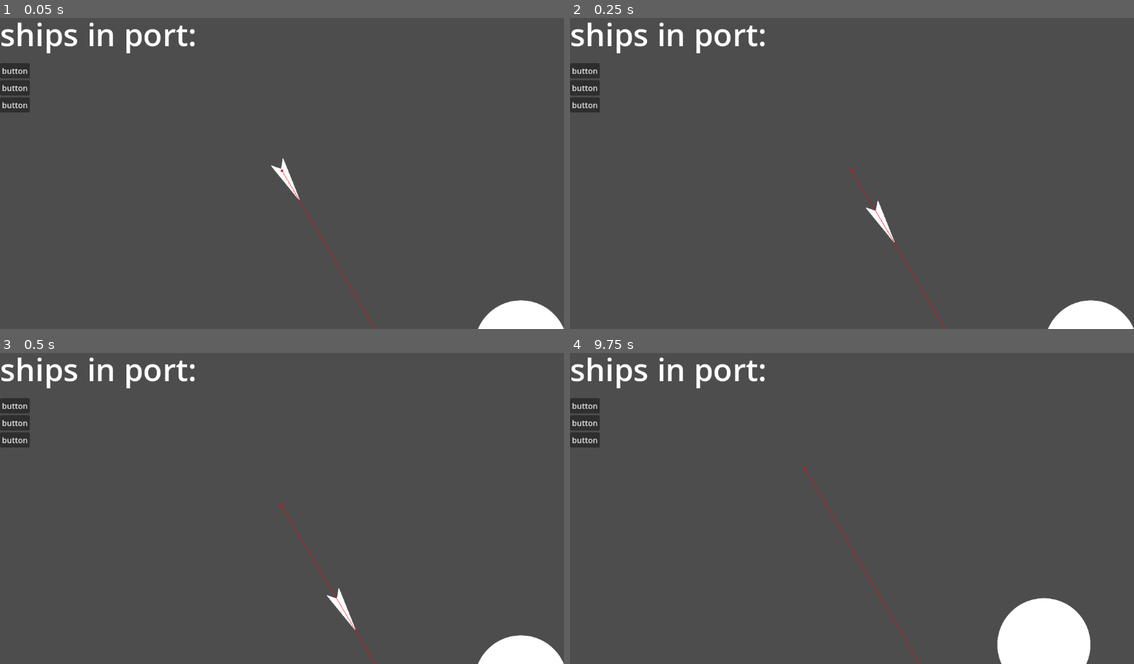
Above: before the commit, frames 1-4 (two rows, left to right).
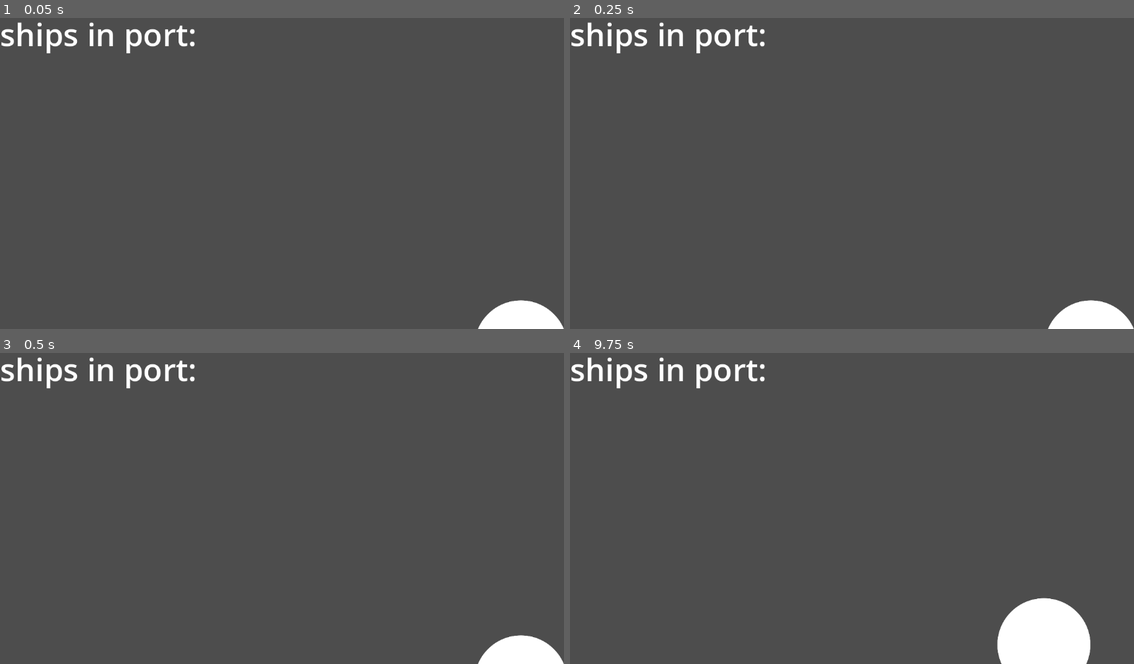
Above: after the commit, the same moments.

Repository: keenas7/arctic-patrol
Game: Godot game, scene res://scenes/main.tscn
Two runs of this game, one before a commit and one after it. Both use one fixed random seed, a clock stepped at 60 frames per second and the inputs below.
Inputs (mouse positions are in pixels of both pictures, inside the frame that each line leads up to):
- Up to frame 1 (0.05 s): no input
- Up to frame 2 (0.25 s): no input
- Up to frame 3 (0.5 s): no input
- Up to frame 4 (9.75 s): click (586, 405) at 0.5 s, where only the run before the commit has a clickable "button"; click (586, 421) at 1.25 s, where only the run before the commit has a clickable "button"; click (586, 440) at 2 s, where only the run before the commit has a clickable "button"; click (586, 405) at 2.75 s, where only the run before the commit has a clickable "button"; click (586, 421) at 3.5 s, where only the run before the commit has a clickable "button"; click (586, 440) at 4.25 s, where only the run before the commit has a clickable "button"; click (586, 405) at 5 s, where only the run before the commit has a clickable "button"; click (586, 421) at 5.75 s, where only the run before the commit has a clickable "button"; click (586, 440) at 6.5 s, where only the run before the commit has a clickable "button"; tap Enter (ui_accept) at 7.25, 8.75, 9.05 s; move the mouse to (976, 489) at 7.27 s; hold Enter (ui_accept) 7.28-8 s; click (976, 489) at 7.42 s; tap R (zoom reset) at 8, 9.5 s; drag from (739, 520) to (823, 567) at 8.02 s; move the mouse to (908, 436) at 8.77 s; hold Middle mouse button (middle-click) 8.78-9.5 s; click (908, 436) at 8.92 s; drag from (823, 567) to (682, 458) at 9.52 s

The runs differ from the first frame. In frame 1, 0.9% of the frame differs, in the area x 0-67%, y 14-100%; in frame 2, 0.9%; in frame 3, 0.9%; in frame 4, 0.8%.

Commit message:
did ship stuff

Diff:
--- a/u-ottawa-hack/scenes/main.tscn
+++ b/u-ottawa-hack/scenes/main.tscn
@@ -1,10 +1,9 @@
-[gd_scene load_steps=8 format=3 uid="uid://c2wpcvusn42y3"]
+[gd_scene load_steps=7 format=3 uid="uid://c2wpcvusn42y3"]
 
 [ext_resource type="PackedScene" uid="uid://cu6xaegy8jl26" path="res://Islands/CircleIsland/circle_island.tscn" id="1_sugp2"]
 [ext_resource type="PackedScene" uid="uid://bfybw12ukde7w" path="res://Camera Components/Draggable/DraggableCameraComponent.tscn" id="2_jyhfs"]
 [ext_resource type="PackedScene" uid="uid://cq7551clg4y5v" path="res://Camera Components/Zoom/ZoomCameraComponent.tscn" id="3_tbgi4"]
 [ext_resource type="Script" uid="uid://7oj702flyksh" path="res://UI/ship_port_ui.gd" id="4_jyhfs"]
-[ext_resource type="PackedScene" uid="uid://bemkcqiewooyc" path="res://ship/Ship.tscn" id="5_tbgi4"]
 
 [sub_resource type="NavigationPolygon" id="NavigationPolygon_7mycd"]
 vertices = PackedVector2Array(1321.3516, 444, 1920.7266, -535.6094, 2069.2266, 1494.9063, 1307.2422, 496.6797, 1163.320 …(688 unchanged characters)…
@@ -19,9 +18,6 @@
 [node name="NavigationRegion2D" type="NavigationRegion2D" parent="."]
 navigation_polygon = SubResource("NavigationPolygon_7mycd")
 
-[node name="Ship" parent="NavigationRegion2D" node_paths=PackedStringArray("nav_point_debug") instance=ExtResource("5_tbgi4")]
-nav_point_debug = NodePath("../debug nav point")
-
 [node name="Circle Island" parent="NavigationRegion2D" instance=ExtResource("1_sugp2")]
 position = Vector2(488, 360)
 
@@ -30,9 +26,6 @@
 
 [node name="Circle Island3" parent="NavigationRegion2D" instance=ExtResource("1_sugp2")]
 position = Vector2(710, 1000)
-
-[node name="debug nav point" type="Node2D" parent="NavigationRegion2D"]
-position = Vector2(776, 1247)
 
 [node name="Camera2D" type="Camera2D" parent="."]
 
@@ -76,17 +69,3 @@
 [node name="VBoxContainer" type="VBoxContainer" parent="UI layer/Ship Port UI/ScrollContainer"]
 layout_mode = 2
 focus_behavior_recursive = 1
-
-[node name="Button" type="Button" parent="UI layer/Ship Port UI/ScrollContainer/VBoxContainer"]
-layout_mode = 2
-focus_mode = 0
-text = "button"
-
-[node name="Button2" type="Button" parent="UI layer/Ship Port UI/ScrollContainer/VBoxContainer"]
-layout_mode = 2
-focus_mode = 0
-text = "button"
-
-[node name="Button3" type="Button" parent="UI layer/Ship Port UI/ScrollContainer/VBoxContainer"]
-layout_mode = 2
-text = "button"
--- a/u-ottawa-hack/scenes/main_entities/port.gd
+++ b/u-ottawa-hack/scenes/main_entities/port.gd
@@ -57,10 +57,14 @@
 	ship.dock_at_position(berth_position)
 	print("%s docked at %s (berth %d)" % [ship.ship_name, port_name, berth_index + 1])
 
-func refuel_ship(ship, delta):
-	if current_fuel <= 0:
+func refuel_ship(ship: Ship, _delta):
+	var refill : float = ship.fuel_capacity - ship.current_fuel
+	if current_fuel - refill <= 0:
 		ship.show_message("Port out of fuel!")
 		return
+
+	current_fuel -= refill
+	ship.current_fuel += refill
 
 
 # ATTEMP TO MODIFY SHIP FUEL ... TODO !!!!!
--- a/u-ottawa-hack/ship/Ship.tscn
+++ b/u-ottawa-hack/scenes/main_entities/ship/Ship.tscn
@@ -1,8 +1,8 @@
 [gd_scene load_steps=4 format=3 uid="uid://bemkcqiewooyc"]
 
-[ext_resource type="Script" uid="uid://bput5ar2qox63" path="res://ship/ship_script.gd" id="1_j84o1"]
+[ext_resource type="Script" uid="uid://bput5ar2qox63" path="res://scenes/main_entities/ship/ship_script.gd" id="1_j84o1"]
 [ext_resource type="PackedScene" uid="uid://16006rq6wh3h" path="res://scripts/systems/Click Handler Component/click_handler_component.tscn" id="2_5ld6u"]
-[ext_resource type="Texture2D" uid="uid://dqlrxpx70mkgb" path="res://ship/pointy.png" id="2_65u0o"]
+[ext_resource type="Texture2D" uid="uid://dqlrxpx70mkgb" path="res://scenes/main_entities/ship/pointy.png" id="2_65u0o"]
 
 [node name="Ship" type="CharacterBody2D"]
 script = ExtResource("1_j84o1")
Renamed: u-ottawa-hack/ship/patroller/patroller_script.gd -> u-ottawa-hack/scenes/main_entities/ship/patroller/patroller_script.gd
Renamed: u-ottawa-hack/ship/patroller/patroller_script.gd.uid -> u-ottawa-hack/scenes/main_entities/ship/patroller/patroller_script.gd.uid
Renamed: u-ottawa-hack/ship/pointy.png -> u-ottawa-hack/scenes/main_entities/ship/pointy.png
Not shown, changed: u-ottawa-hack/scenes/main_entities/ship/pointy.png.import
Renamed: u-ottawa-hack/ship/ship_script.gd -> u-ottawa-hack/scenes/main_entities/ship/ship_script.gd
Renamed: u-ottawa-hack/ship/ship_script.gd.uid -> u-ottawa-hack/scenes/main_entities/ship/ship_script.gd.uid
Renamed: u-ottawa-hack/ship/shipper/shipper.gd -> u-ottawa-hack/scenes/main_entities/ship/shipper/shipper.gd
Renamed: u-ottawa-hack/ship/shipper/shipper.gd.uid -> u-ottawa-hack/scenes/main_entities/ship/shipper/shipper.gd.uid
Renamed: u-ottawa-hack/ship/test.gd -> u-ottawa-hack/scenes/main_entities/ship/test.gd
Renamed: u-ottawa-hack/ship/test.gd.uid -> u-ottawa-hack/scenes/main_entities/ship/test.gd.uid
